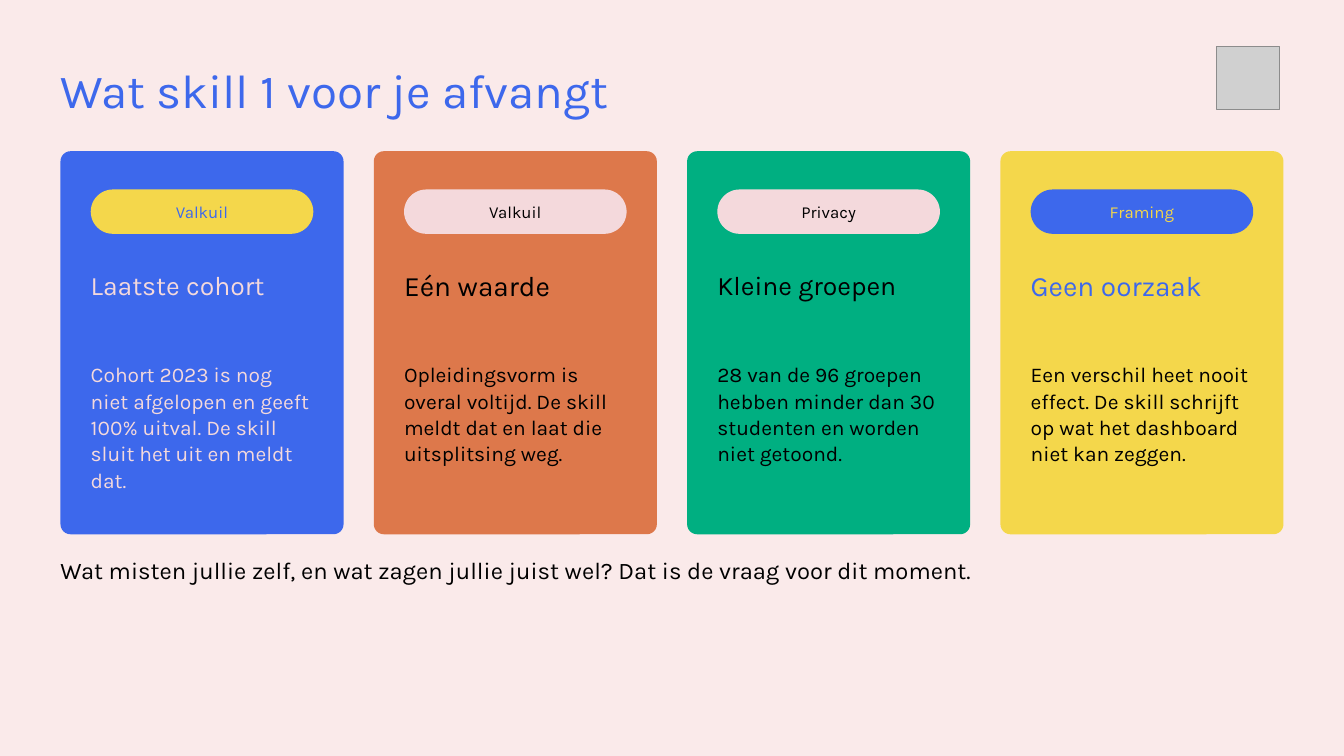
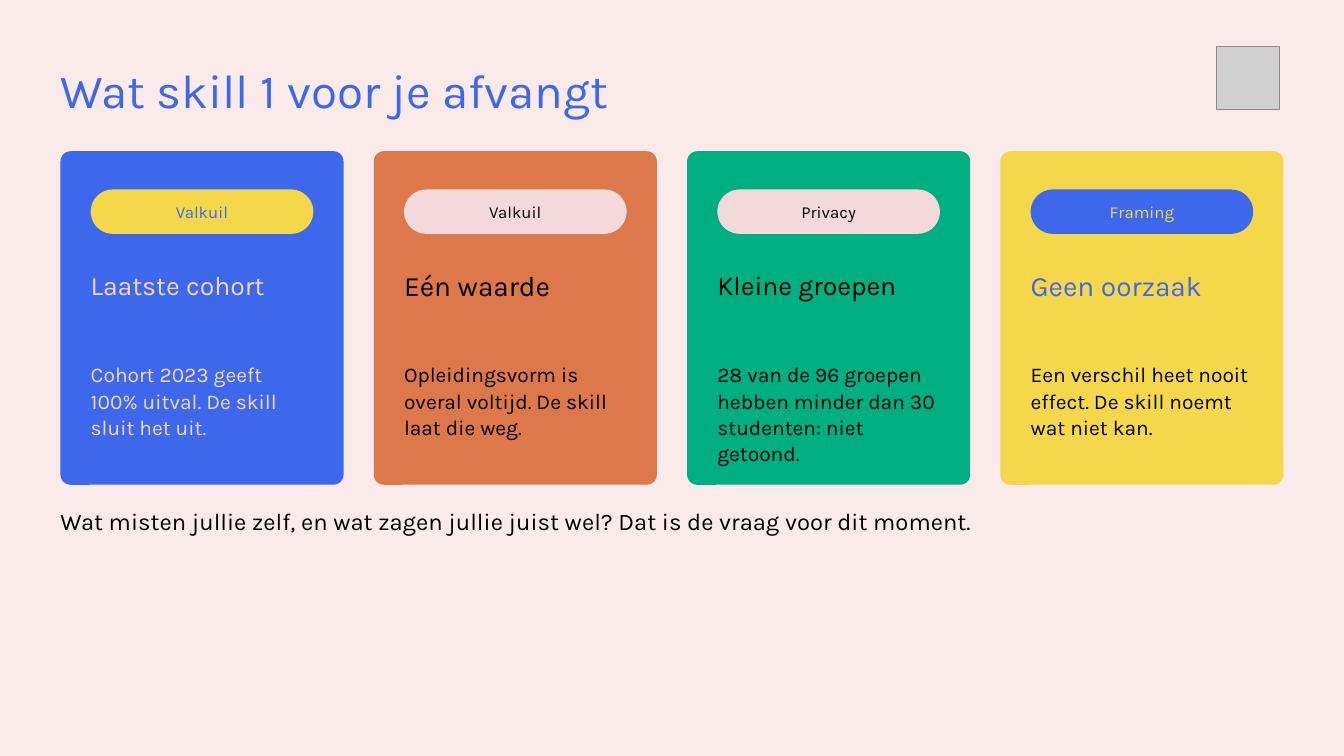
Before and after one commit to cedanl/clidev-presentaties, a slide deck: slide 18 of workshop-rad/exports/261005_workshop_rad_uitvoering.pptx (slide 15 before the commit). Drawn at 1344x756 pixels with LibreOffice and Linux fonts; fonts in the diff are those of the drawing; grey boxes stand for pictures. Boxes give left, top, right and bottom in pixels: in the first picture for what was removed or moved away, otherwise in the second. Text is boxed around its words. In the diff, an @@ line names an element or a change of style, - is before the commit and + after.

```diff
--- a/workshop-rad/exports/261005_workshop_rad_uitvoering.pptx
+++ b/workshop-rad/exports/261005_workshop_rad_uitvoering.pptx
@@ rounded rectangle: place and size @@
-rounded rectangle at <box>60,151,344,534</box>
+rounded rectangle at <box>60,151,344,485</box>
@@ rounded rectangle: place and size @@
-rounded rectangle at <box>374,151,657,534</box>
+rounded rectangle at <box>374,151,657,485</box>
@@ rounded rectangle: place and size @@
-rounded rectangle at <box>688,151,971,534</box>
+rounded rectangle at <box>688,151,971,485</box>
@@ rounded rectangle: place and size @@
-rounded rectangle at <box>1000,151,1284,534</box>
+rounded rectangle at <box>1000,151,1284,485</box>
@@ text at <box>91,367,277,435</box>: text changed @@
-Cohort 2023 is nog niet afgelopen en geeft 100% uitval. De skill sluit het uit en meldt dat.
+Cohort 2023 geeft 100% uitval. De skill sluit het uit.
@@ text at <box>404,367,607,440</box>: text changed @@
-Opleidingsvorm is overal voltijd. De skill meldt dat en laat die uitsplitsing weg.
+Opleidingsvorm is overal voltijd. De skill laat die weg.
@@ text at <box>717,367,935,466</box>: text changed @@
-28 van de 96 groepen hebben minder dan 30 studenten en worden niet getoond.
+28 van de 96 groepen hebben minder dan 30 studenten: niet getoond.
@@ text at <box>1031,367,1248,436</box>: text changed @@
-Een verschil heet nooit effect. De skill schrijft op wat het dashboard niet kan zeggen.
+Een verschil heet nooit effect. De skill noemt wat niet kan.
@@ text "Wat misten jullie zelf, en ...": place and size @@
-text "Wat misten jullie zelf, en ..." at <box>60,562,970,585</box>
+text "Wat misten jullie zelf, en ..." at <box>60,513,970,536</box>
```
Also in this commit, not shown: 9 other slides changed, 3 slides added, 25 other files.
